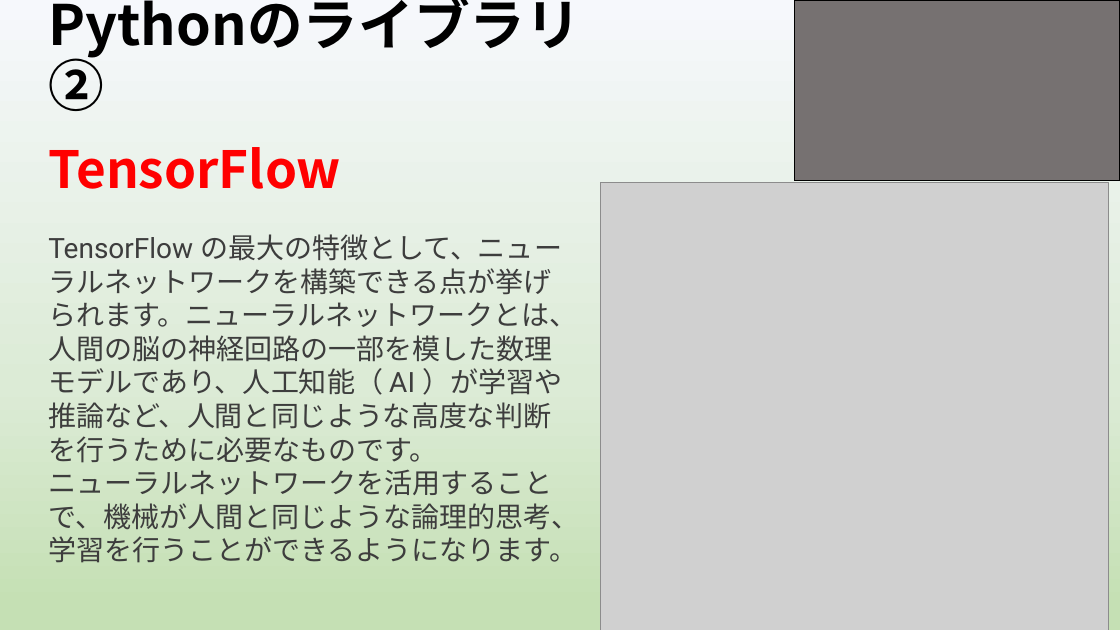
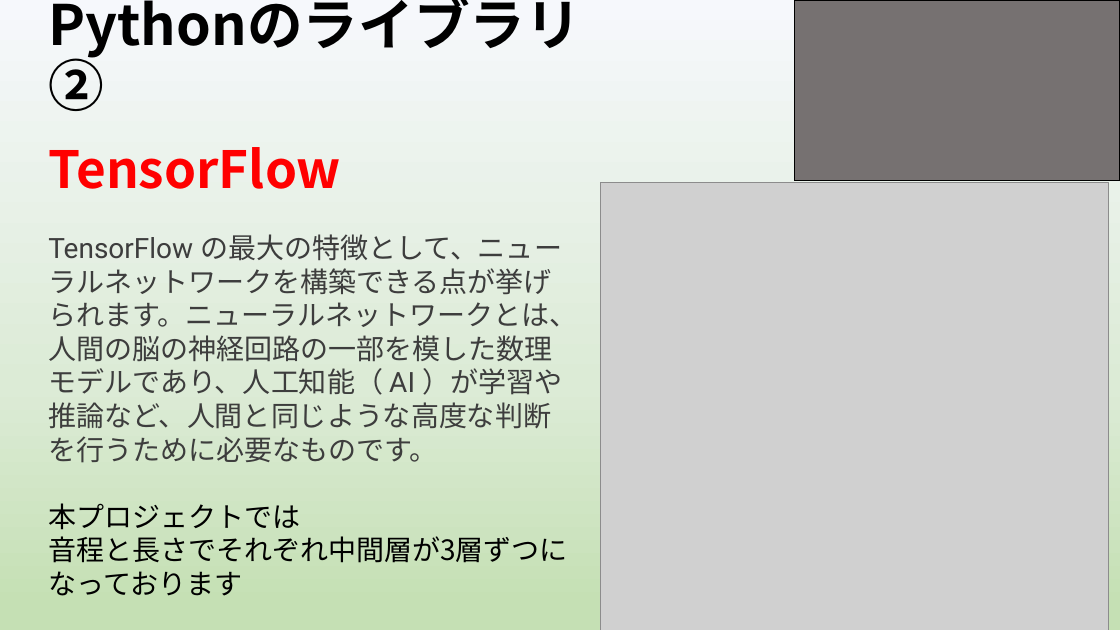
Before and after one commit to yoshitake266/bitComposer_prj, a slide deck: slide 9 of presentation/graduation/bit Composer3 .pptx (slide 8 before the commit). Drawn at 1120x630 pixels with LibreOffice and Linux fonts; fonts in the diff are those of the drawing; grey boxes stand for pictures. Boxes give left, top, right and bottom in pixels: in the first picture for what was removed or moved away, otherwise in the second. Text is boxed around its words. In the diff, an @@ line names an element or a change of style, - is before the commit and + after.

```diff
--- a/presentation/graduation/bit Composer3 .pptx
+++ b/presentation/graduation/bit Composer3 .pptx
@@ text at (48,503,568,563): text changed; font Roboto to Noto Sans CJK JP; text colour #3D3D3D to #000000 @@
-ニューラルネットワークを活用することで、機械が人間と同じような論理的思考、学習を行うことができるようになります。
+本プロジェクトでは
+音程と長さでそれぞれ中間層が3層ずつになっております
```
Also in this commit, not shown: 7 other slides changed, 3 slides added, 6 slides removed.
